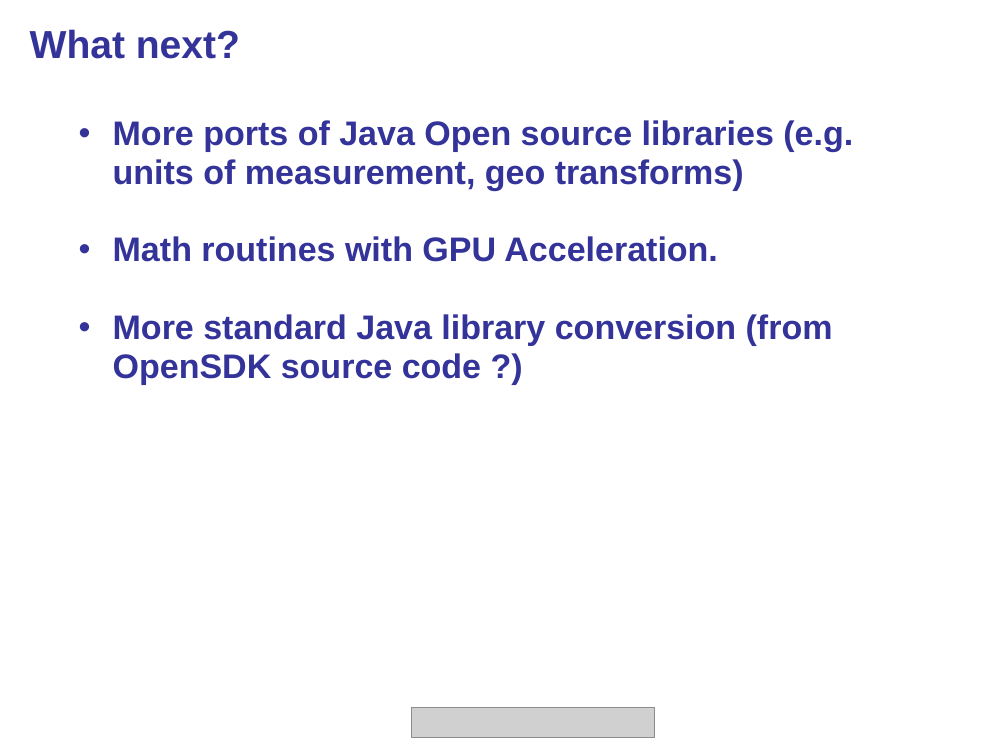
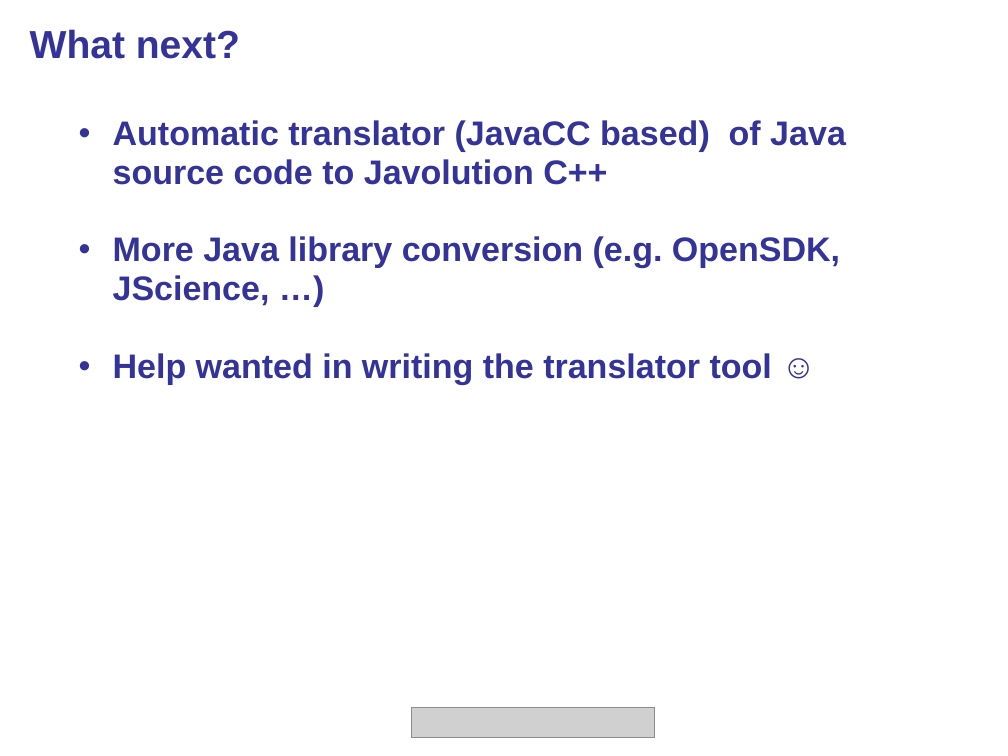
Before and after one commit to Nanonid/Javolution, a slide deck: slide 12 of javolution/src/site/doc/Javolution_Cpp_Overview.ppt. Drawn at 1008x756 pixels with LibreOffice and Linux fonts; fonts in the diff are those of the drawing; grey boxes stand for pictures; background and template pictures are left out. Boxes give left, top, right and bottom in pixels: in the first picture for what was removed or moved away, otherwise in the second. Text is boxed around its words. In the diff, an @@ line names an element or a change of style, - is before the commit and + after.

```diff
--- a/javolution/src/site/doc/Javolution_Cpp_Overview.ppt
+++ b/javolution/src/site/doc/Javolution_Cpp_Overview.ppt
@@ subtitle at (x1=113, y1=120, x2=846, y2=384): text changed @@
-  • More ports of Java Open source libraries (e.g. units of measurement, geo transforms)
-  • Math routines with GPU Acceleration.
-  • More standard Java library conversion (from OpenSDK source code ?)
+  • Automatic translator (JavaCC based) of Java source code to Javolution C++
+  • More Java library conversion (e.g. OpenSDK, JScience, …)
+  • Help wanted in writing the translator tool ☺
```
Also in this commit, not shown: 6 other slides changed, 1 other file.
